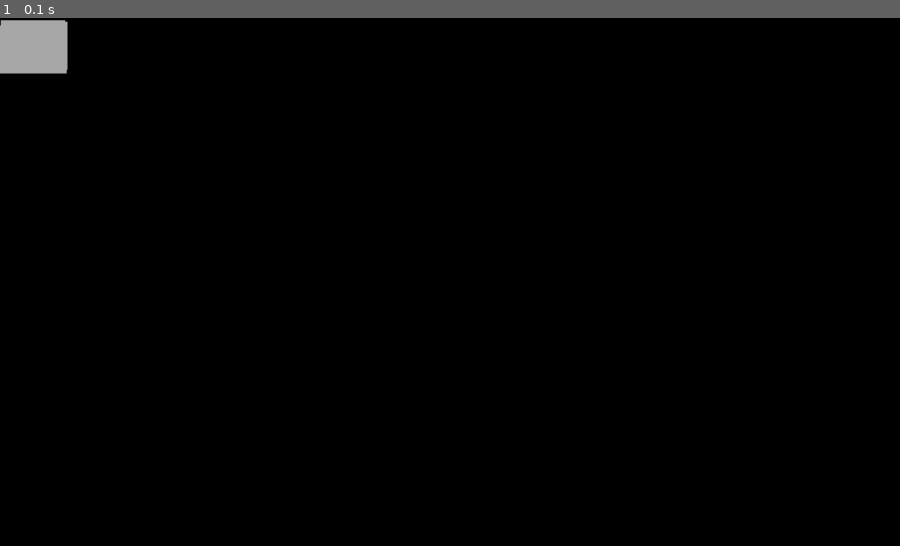
Above: before the commit, frame 1.
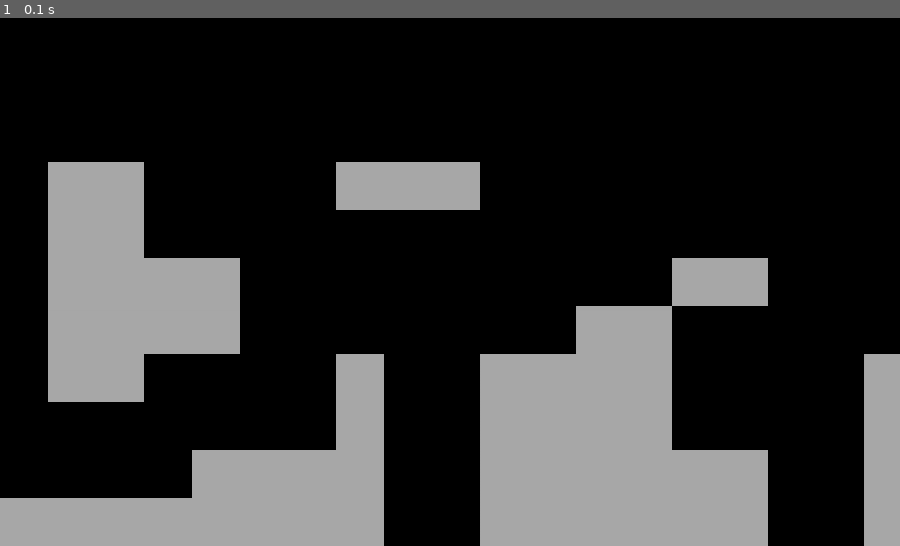
Above: after the commit, the same moment.

Repository: youngjerald239/pygame
Game: pygame game, started from main.py
The game is run twice, just before and just after one commit, with the same random seed, the same clock (stepped at 60 frames per second) and the same inputs.
Inputs:
- Up to frame 1 (0.1 s): no input

The runs differ from the first frame. In frame 1, 29% of the frame differs, in the area x 0-100%, y 0-100%.

Commit message:
created game level sprite

Diff:
--- a/level.py
+++ b/level.py
@@ -13,8 +13,8 @@
         for row_index, row in enumerate(layout):
             for col_index,cell in enumerate(row):
                 if cell == 'X':
-                    x = col_index
-                    y = row_index
+                    x = col_index * tile_size
+                    y = row_index * tile_size  # row is 0-10
                     tile = Tile((x,y),tile_size)
                     self.tiles.add(tile)
             #    print(f'{row_index},{col_index}:{cell}') for exact X value and row numbers
